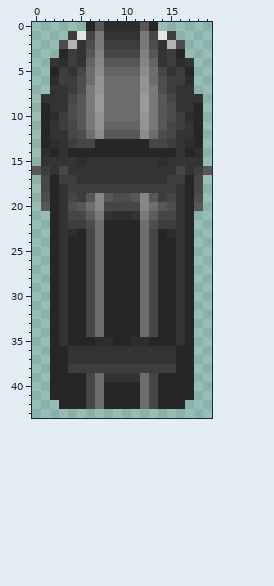
One commit to this pixel-art sprite: Racers Plus/sprites/spr_racecar/layers/234447de-202e-4236-9fe7-5463c7fa7705/dc6c14af-b428-462c-9c0b-7c450a703c26.png. Above is the file before it was changed.
The file is 20x44 pixels. Colours within 5 levels of each other are drawn and written as one.
The same view after the edit:
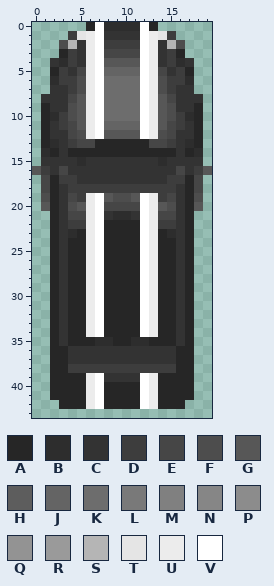
Palette (. is transparent): A #262626  B #2d2d2d  C #333333  D #3d3d3d  E #464646  F #4d4d4d  G #575757  H #5d5d5d  J #646464  K #6d6d6d  L #797979  M #808080  N #868686  P #8c8c8c  Q #939393  R #9a9a9a  S #b5b5b5  T #e5e5e5  U #ececec  V #ffffff
From old to new:
{"y":0,"x":7,"old":"G","new":"V"}
{"y":0,"x":12,"old":"G","new":"V"}
{"y":1,"x":6,"old":"EL","new":"UV"}
{"y":1,"x":12,"old":"LE","new":"VU"}
{"y":2,"x":6,"old":"FL","new":"UV"}
{"y":2,"x":12,"old":"LF","new":"VU"}
{"y":3,"x":6,"old":"GM","new":"UV"}
{"y":3,"x":12,"old":"MG","new":"VU"}
{"y":4,"x":6,"old":"JN","new":"UV"}
{"y":4,"x":12,"old":"NJ","new":"VU"}
{"y":5,"x":6,"old":"KP","new":"UV"}
{"y":5,"x":12,"old":"PK","new":"VU"}
{"y":6,"x":6,"old":"KQ","new":"UV"}
{"y":6,"x":12,"old":"QK","new":"VU"}
{"y":7,"x":6,"old":"LQ","new":"UV"}
{"y":7,"x":12,"old":"QL","new":"VU"}
{"y":8,"x":6,"old":"LR","new":"UV"}
{"y":8,"x":12,"old":"RL","new":"VU"}
{"y":9,"x":6,"old":"LR","new":"UV"}
{"y":9,"x":12,"old":"RL","new":"VU"}
{"y":10,"x":6,"old":"LQ","new":"UV"}
{"y":10,"x":12,"old":"QL","new":"VU"}
{"y":11,"x":6,"old":"LQ","new":"UV"}
{"y":11,"x":12,"old":"QL","new":"VU"}
{"y":12,"x":6,"old":"KP","new":"UV"}
{"y":12,"x":12,"old":"PK","new":"VU"}
{"y":19,"x":6,"old":"GN","new":"UV"}
{"y":19,"x":12,"old":"NG","new":"VU"}
{"y":20,"x":6,"old":"KN","new":"UV"}
{"y":20,"x":12,"old":"NK","new":"VU"}
{"y":21,"x":6,"old":"HL","new":"UV"}
{"y":21,"x":12,"old":"LH","new":"VU"}
{"y":22,"x":6,"old":"FK","new":"UV"}
{"y":22,"x":12,"old":"KF","new":"VU"}
{"y":23,"x":6,"old":"EK","new":"UV"}
{"y":23,"x":12,"old":"KE","new":"VU"}
{"y":24,"x":6,"old":"EK","new":"UV"}
{"y":24,"x":12,"old":"KE","new":"VU"}
{"y":25,"x":6,"old":"EK","new":"UV"}
{"y":25,"x":12,"old":"KE","new":"VU"}
{"y":26,"x":6,"old":"EK","new":"UV"}
{"y":26,"x":12,"old":"KE","new":"VU"}
{"y":27,"x":6,"old":"EK","new":"UV"}
{"y":27,"x":12,"old":"KE","new":"VU"}
{"y":28,"x":6,"old":"EK","new":"UV"}
{"y":28,"x":12,"old":"KE","new":"VU"}
{"y":29,"x":6,"old":"EK","new":"UV"}
{"y":29,"x":12,"old":"KE","new":"VU"}
{"y":30,"x":6,"old":"EK","new":"UV"}
{"y":30,"x":12,"old":"KE","new":"VU"}
{"y":31,"x":6,"old":"EK","new":"UV"}
{"y":31,"x":12,"old":"KE","new":"VU"}
{"y":32,"x":6,"old":"EK","new":"UV"}
{"y":32,"x":12,"old":"KE","new":"VU"}
{"y":33,"x":6,"old":"EK","new":"UV"}
{"y":33,"x":12,"old":"KE","new":"VU"}
{"y":34,"x":6,"old":"EK","new":"UV"}
{"y":34,"x":12,"old":"KE","new":"VU"}
{"y":39,"x":6,"old":"EK","new":"UV"}
{"y":39,"x":12,"old":"KE","new":"VU"}
{"y":40,"x":6,"old":"EK","new":"UV"}
{"y":40,"x":12,"old":"KE","new":"VU"}
{"y":41,"x":6,"old":"EK","new":"UV"}
{"y":41,"x":12,"old":"KE","new":"VU"}
{"y":42,"x":6,"old":"EK","new":"UV"}
{"y":42,"x":12,"old":"KE","new":"VU"}
